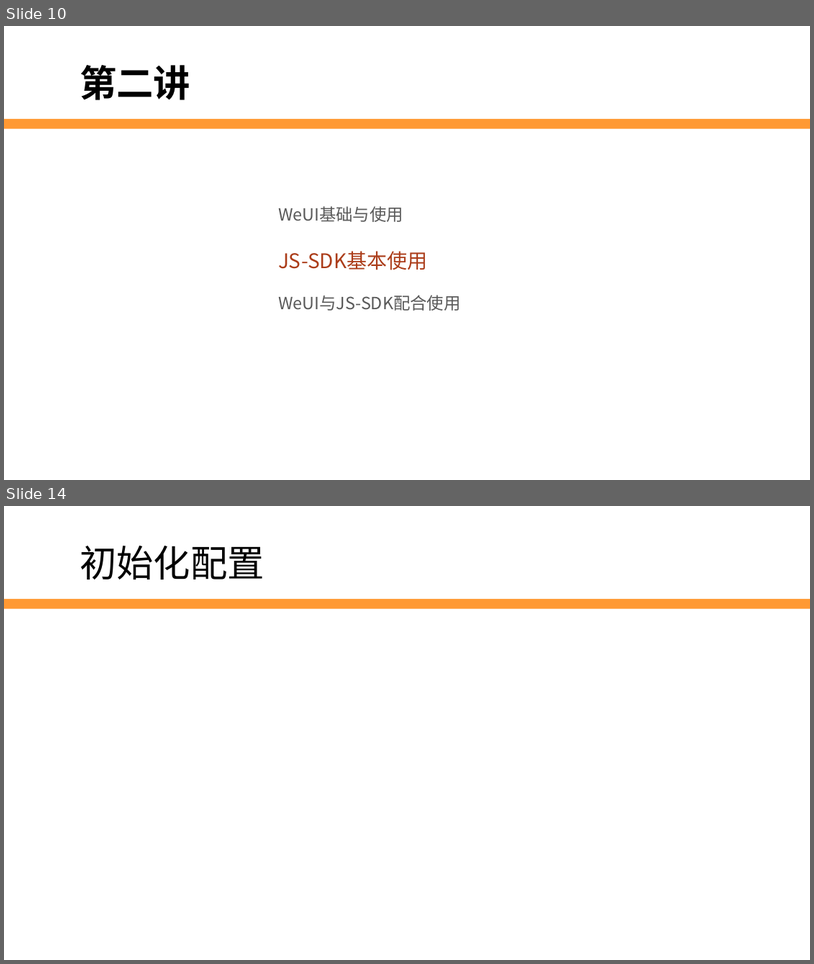
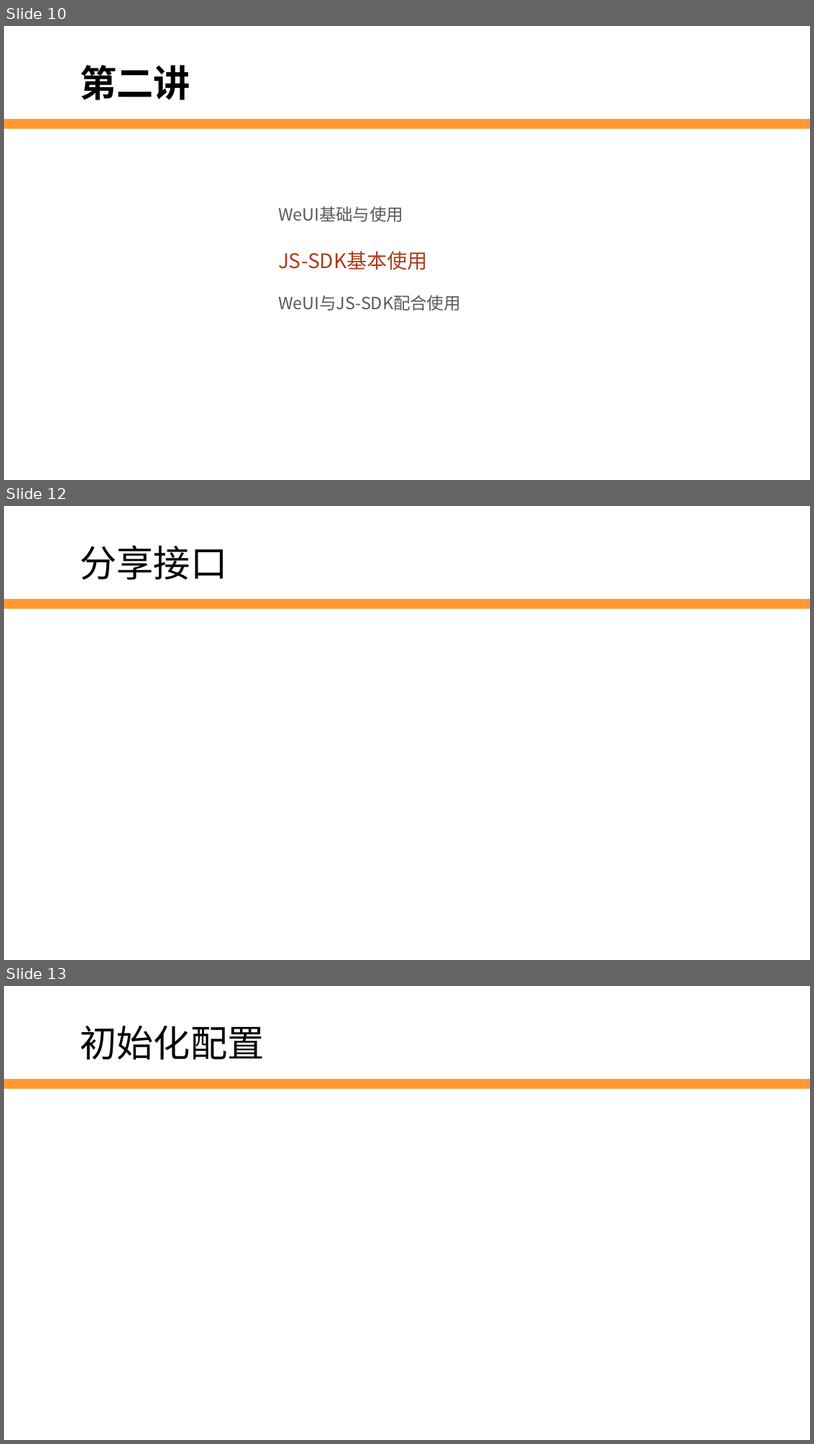
Before and after one commit to edu2act/2017-2018_1st_Wechat_Web_Programming, a slide deck: 第10讲 JS-SDK.pptx. Shown one above the other, each under a label of ours: slides 10 and 14 before the commit, slides 10, 12 and 13 after it; the slides between them are not shown. The pictures are 814x964 and 814x1444 pixels, drawn with LibreOffice and Linux fonts; fonts in the diff are those of the drawing; background and template pictures are left out. Boxes give left, top, right and bottom in pixels: in the first picture for what was removed or moved away, otherwise in the second. Text is boxed around its words. In the diff, an @@ line names an element or a change of style, - is before the commit and + after.

```diff
--- a/第10讲 JS-SDK.pptx
+++ b/第10讲 JS-SDK.pptx
@@ slide 12 added at (4,506,810,960), background #FFFFFF; not listed: 1 template element that a slide beside it also shows @@
@@ text added at (80,545,227,580), 44 pt, text #000000 @@
+分享接口
@@ what was slide 14 is now slide 13 @@
```
Also in this commit, not shown: 6 other slides added, 16 slides removed, 1 other file.
